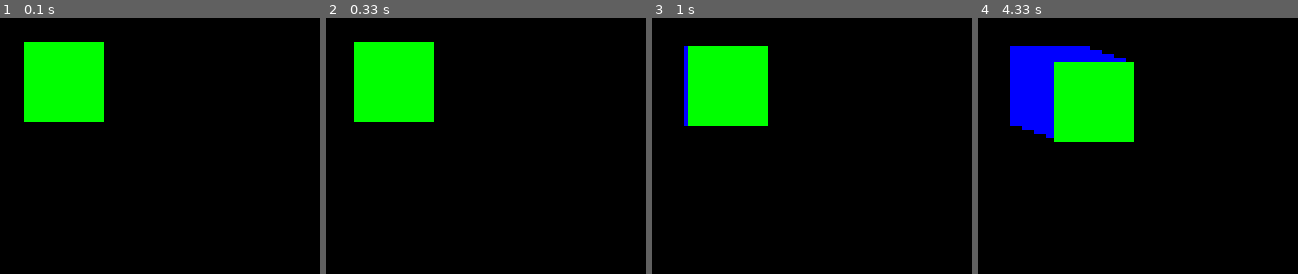
Above: before the commit, frames 1-4 (left to right).
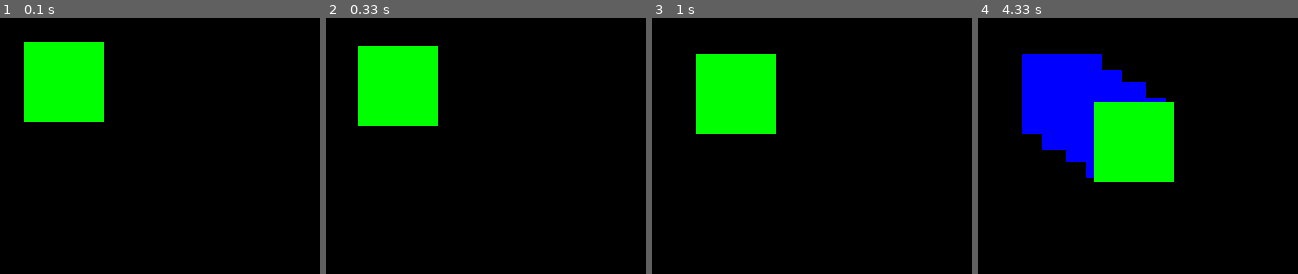
Above: after the commit, the same moments.

Repository: MichalPrzyl/Pygame-Trail-Renderer
Game: pygame game, started from game.py
The game is run twice, just before and just after one commit, with the same random seed, the same clock (stepped at 60 frames per second) and the same inputs.
Inputs:
- Up to frame 1 (0.1 s): no input
- Up to frame 2 (0.33 s): no input
- Up to frame 3 (1 s): no input
- Up to frame 4 (4.33 s): no input

Frame 1 is identical in both runs. In frame 2, 1.5% of the frame differs, in the area x 8-35%, y 9-43%; in frame 3, 3.4%; in frame 4, 15%, in the area x 10-62%, y 10-65%.

Commit message:
adjust trail parameters

Diff:
--- a/game.py
+++ b/game.py
@@ -20,8 +20,8 @@
 
 # Moving
 position = {'x': 75, 'y': 55}
-x_step = 0.05
-y_step = 0.02
+x_step = 0.09
+y_step = 0.06
 
 def set_x_position(value):
     position['x'] = value
@@ -40,7 +40,7 @@
 PLAYER_WIDTH = 20
 
 squares = []
-SQUARE_QUANTITY = 15
+SQUARE_QUANTITY = 150
 
 def add_square(new_x_position, new_y_position):
     squares.append({'position': {'x': new_x_position, 'y': new_y_position}})
